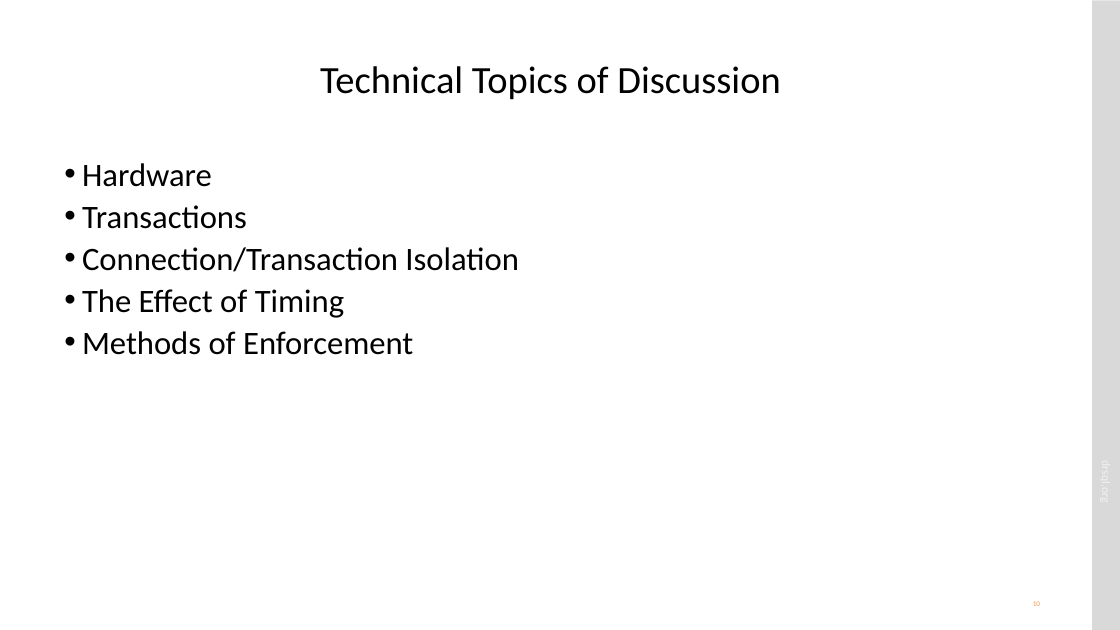
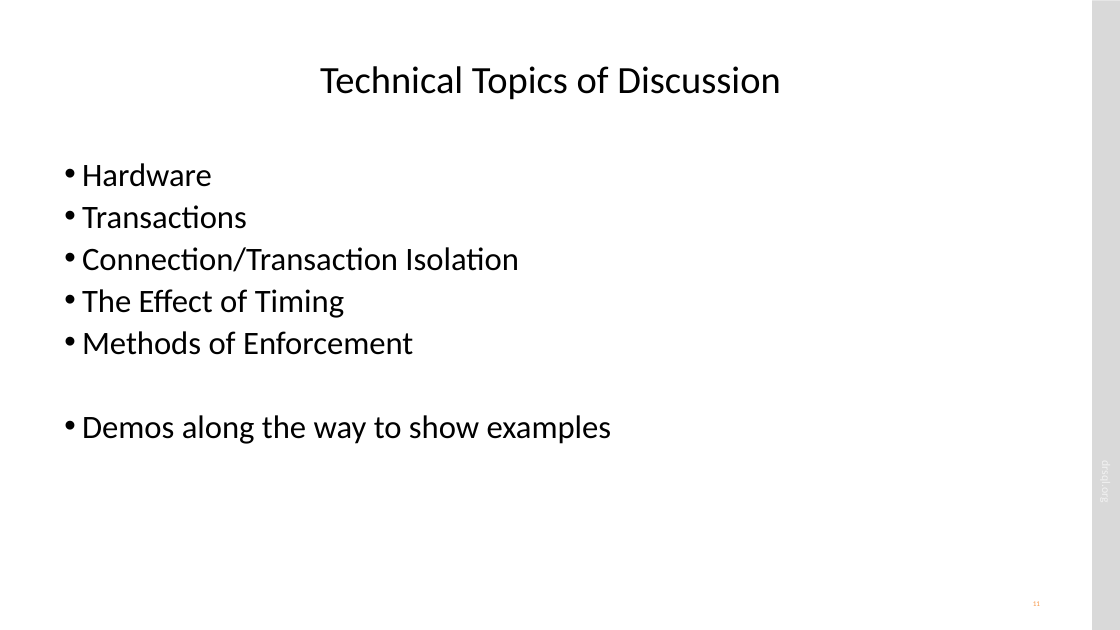
Before and after one commit to drsqlgithub/Presentation-Downloads, a slide deck: slide 11 of Concurrency/Matters of Concurrency.pptx (slide 10 before the commit). Drawn at 1120x630 pixels with LibreOffice and Linux fonts; fonts in the diff are those of the drawing. Boxes give left, top, right and bottom in pixels: in the first picture for what was removed or moved away, otherwise in the second. Text is boxed around its words. In the diff, an @@ line names an element or a change of style, - is before the commit and + after.

```diff
--- a/Concurrency/Matters of Concurrency.pptx
+++ b/Concurrency/Matters of Concurrency.pptx
@@ text at box(82, 415, 612, 444): paragraph added @@
+• Demos along the way to show examples
```
Also in this commit, not shown: 14 other slides changed, 4 slides added, 1 slide removed, 12 other files.
